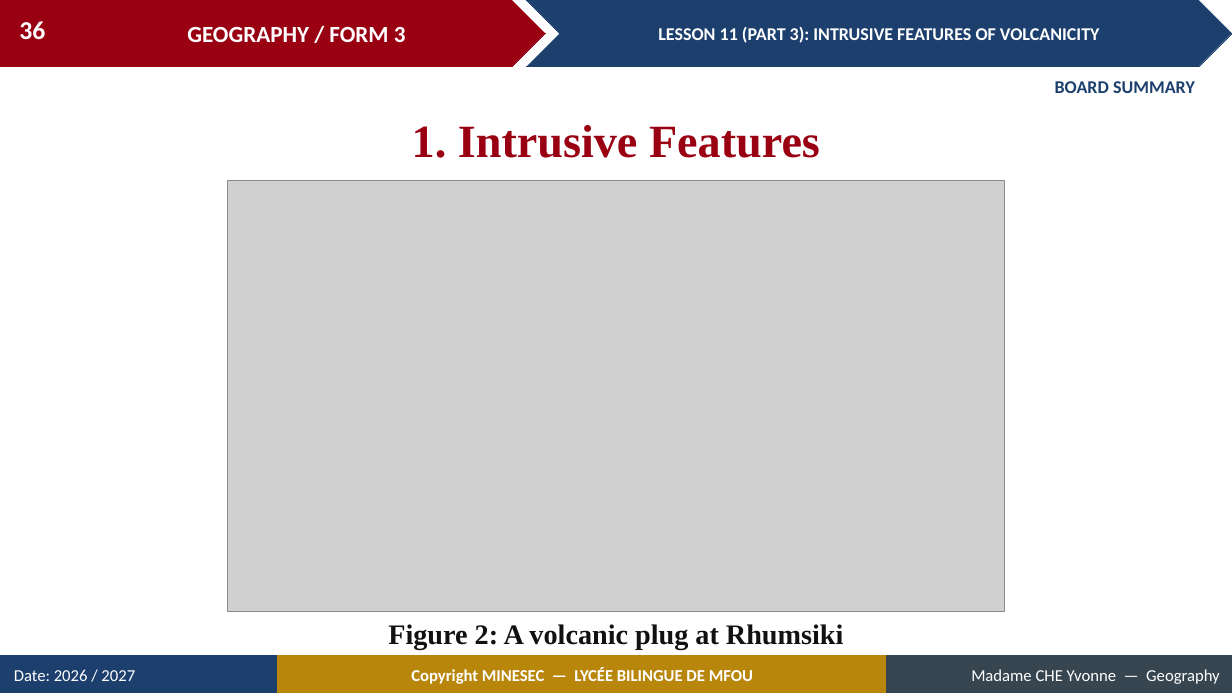
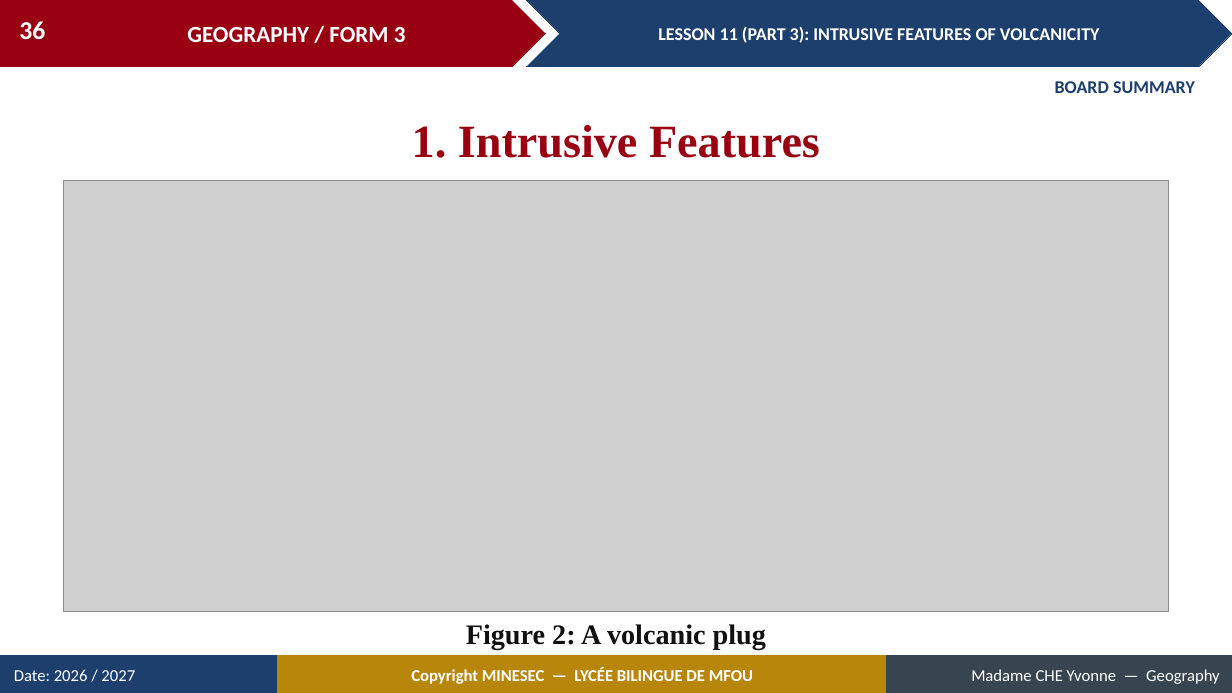
Before and after one commit to Berthautk/linea-github, a slide deck: slide 36 of lecons/F3_Lycee_Bilingue_Mfou/14c_FORM4_LESSON11_PART3_Intrusive_Features.pptx. Drawn at 1232x693 pixels with LibreOffice and Linux fonts; fonts in the diff are those of the drawing; grey boxes stand for pictures. Boxes give left, top, right and bottom in pixels: in the first picture for what was removed or moved away, otherwise in the second. Text is boxed around its words. In the diff, an @@ line names an element or a change of style, - is before the commit and + after.

```diff
--- a/lecons/F3_Lycee_Bilingue_Mfou/14c_FORM4_LESSON11_PART3_Intrusive_Features.pptx
+++ b/lecons/F3_Lycee_Bilingue_Mfou/14c_FORM4_LESSON11_PART3_Intrusive_Features.pptx
@@ picture: place and size @@
-picture at box(227, 180, 1005, 612)
+picture at box(64, 180, 1169, 612)
@@ text at box(466, 624, 766, 649): text changed @@
-Figure 2: A volcanic plug at Rhumsiki
+Figure 2: A volcanic plug
```
Also in this commit, not shown: 4 other slides changed, 16 other files.
